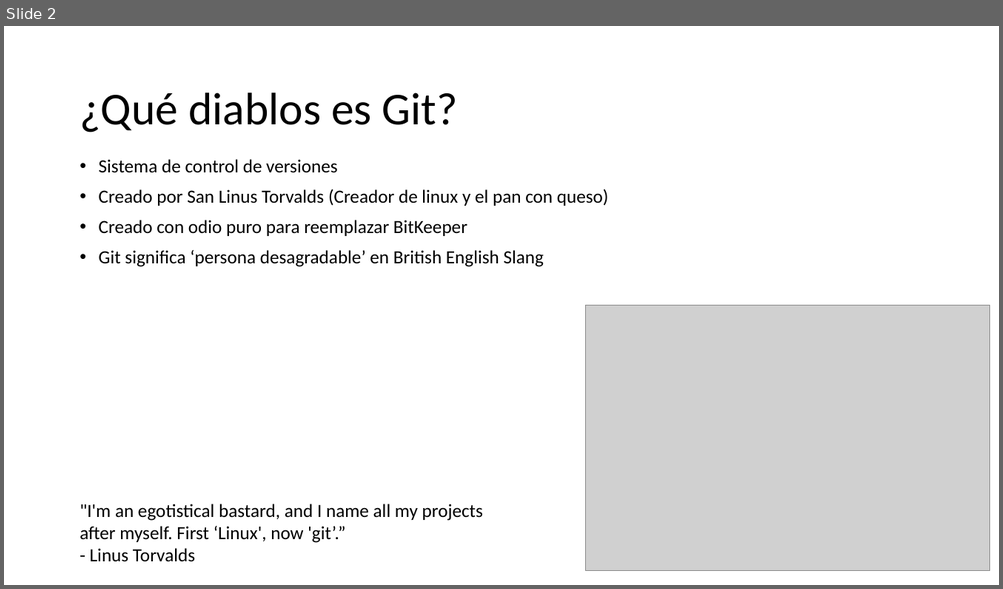
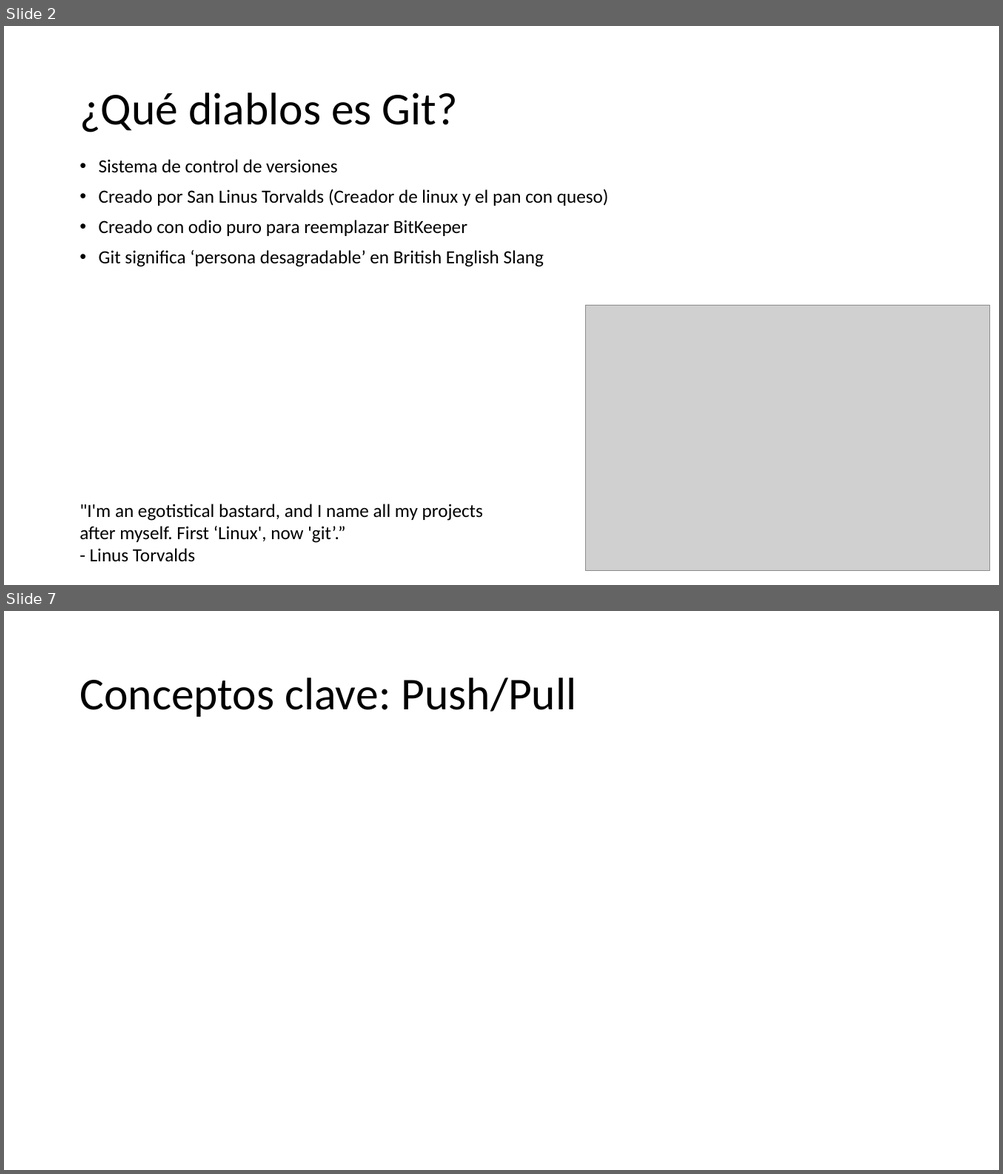
Before and after one commit to Shisah/GitGud2, a slide deck: Presentation/Git Gud 2.pptx. Shown one above the other, each under a label of ours: slide 2 before the commit, slides 2 and 7 after it; the slides between them are not shown. The pictures are 1003x589 and 1003x1174 pixels, drawn with LibreOffice and Linux fonts; fonts in the diff are those of the drawing; grey boxes stand for pictures. Boxes give left, top, right and bottom in pixels: in the first picture for what was removed or moved away, otherwise in the second. Text is boxed around its words. In the diff, an @@ line names an element or a change of style, - is before the commit and + after.

Commit message:
Agregados diapos de conceptos claves vacias

```diff
--- a/Presentation/Git Gud 2.pptx
+++ b/Presentation/Git Gud 2.pptx
@@ slide 7 added at [4, 611, 999, 1170], background #FFFFFF @@
@@ title added at [79, 678, 577, 717], 44 pt, text #000000 @@
+Conceptos clave: Push/Pull
```
Also in this commit, not shown: 6 other slides added, 1 slide removed.
